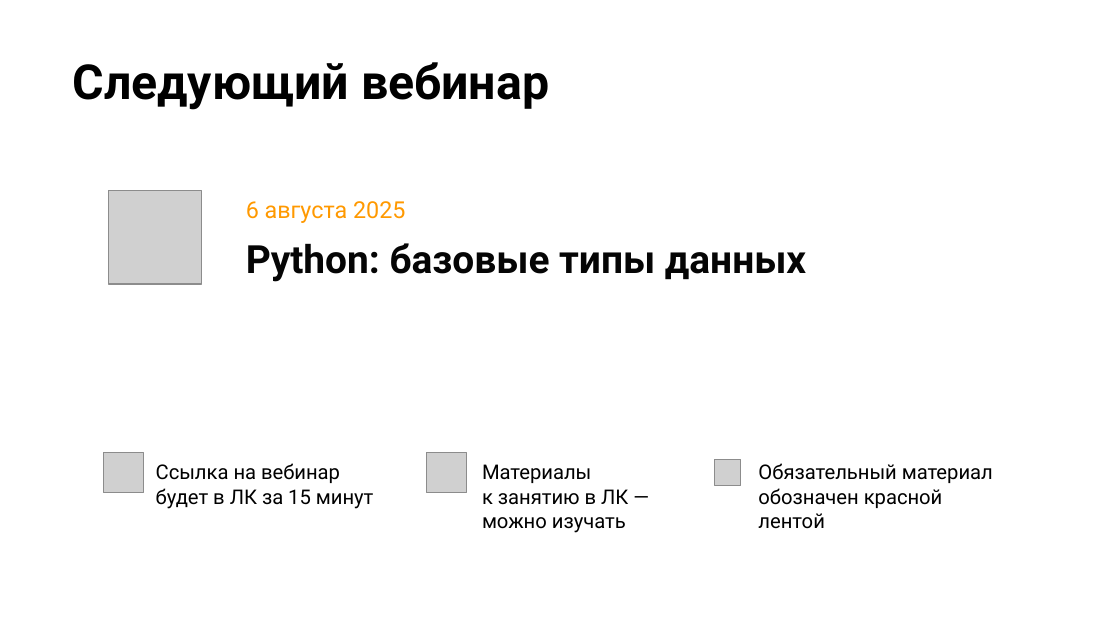
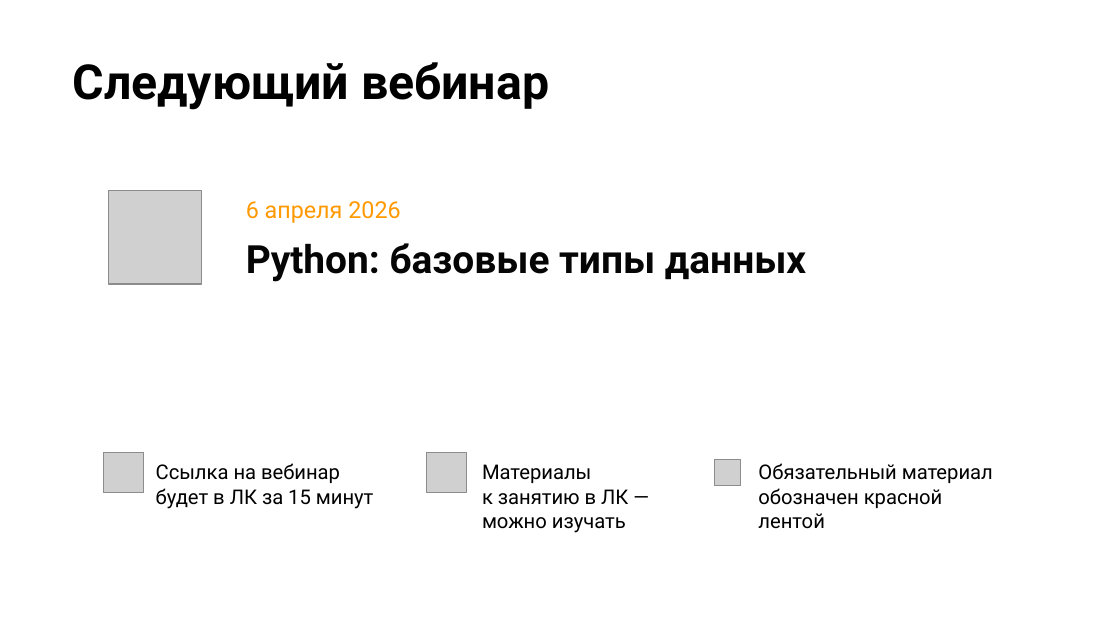
Before and after one commit to stureiko/Otus_lectures, a slide deck: slide 57 of MLBasic/01 - Intro/Presentation/01 - Introduction in ML.pptx. Drawn at 1120x630 pixels with LibreOffice and Linux fonts; fonts in the diff are those of the drawing; grey boxes stand for pictures; background and template pictures are left out. Boxes give left, top, right and bottom in pixels: in the first picture for what was removed or moved away, otherwise in the second. Text is boxed around its words. In the diff, an @@ line names an element or a change of style, - is before the commit and + after.

```diff
--- a/MLBasic/01 - Intro/Presentation/01 - Introduction in ML.pptx
+++ b/MLBasic/01 - Intro/Presentation/01 - Introduction in ML.pptx
@@ text at [246,201,400,223]: text changed @@
-6 августа 2025
+6 апреля 2026
```
Also in this commit, not shown: 3 other slides changed, 10 other files.
